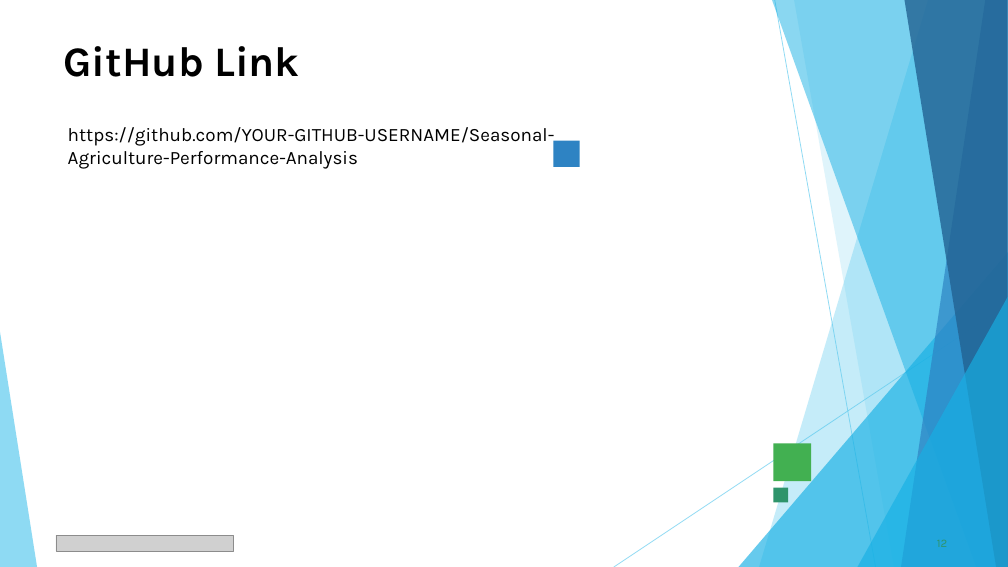
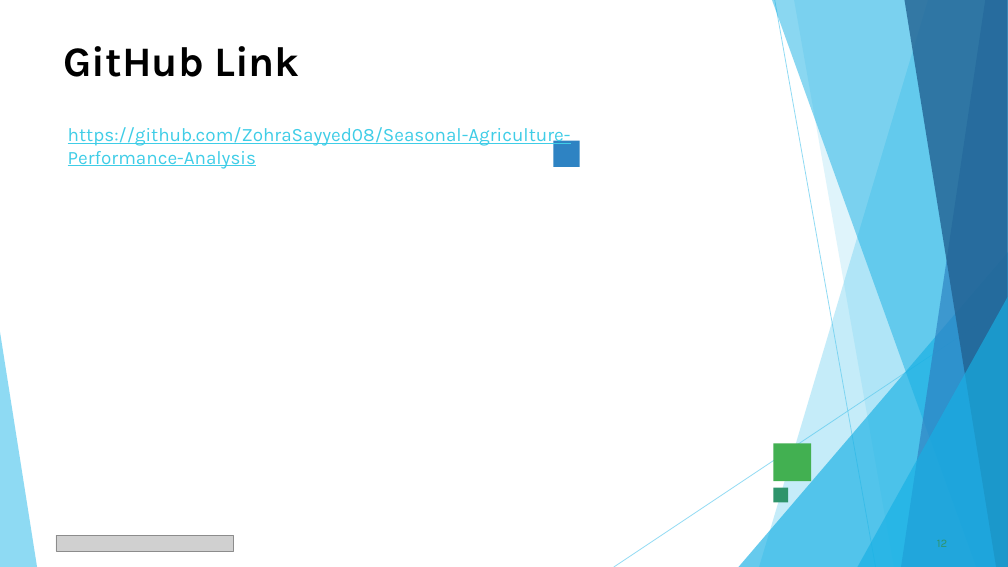
Before and after one commit to ZohraSayyed08/Seasonal-Agriculture-Performance-Analysis, a slide deck: slide 12 of Seasonal_Agriculture_Performance_Analysis_PPT.pptx. Drawn at 1008x567 pixels with LibreOffice and Linux fonts; fonts in the diff are those of the drawing; grey boxes stand for pictures. Boxes give left, top, right and bottom in pixels: in the first picture for what was removed or moved away, otherwise in the second. Text is boxed around its words. In the diff, an @@ line names an element or a change of style, - is before the commit and + after.

```diff
--- a/Seasonal_Agriculture_Performance_Analysis_PPT.pptx
+++ b/Seasonal_Agriculture_Performance_Analysis_PPT.pptx
@@ text at box(68, 127, 571, 169): text changed; text colour #000000 to #3FCDE7 @@
-https://github.com/YOUR-GITHUB-USERNAME/Seasonal-Agriculture-Performance-Analysis
+https://github.com/ZohraSayyed08/Seasonal-Agriculture-Performance-Analysis
```
Also in this commit, not shown: 1 other slide changed.
